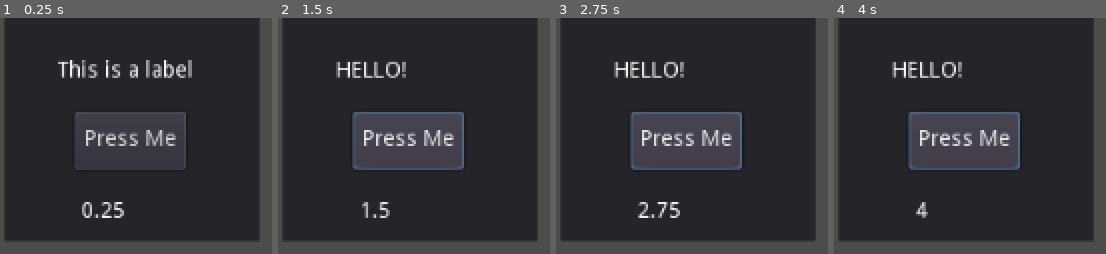
Above: before the commit, frames 1-4 (left to right).
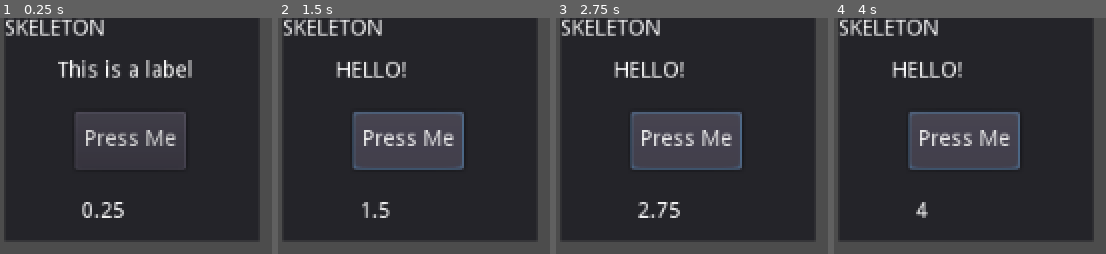
Above: after the commit, the same moments.

Repository: webchick/godot-tutorial
Game: Godot game, scene res://sayhello.tscn
Same seed, same stepped clock (60 frames per second), same inputs: the game is played once before the commit and once after it.
Inputs:
- Up to frame 1 (0.25 s): no input
- Up to frame 2 (1.5 s): click "Press Me" at 0.5 s; click "Press Me" at 1.25 s
- Up to frame 3 (2.75 s): click "Press Me" at 2 s
- Up to frame 4 (4 s): no input

The runs differ from the first frame. In frame 1, 1.5% of the frame differs, in the area x 2-39%, y 0-8%; in frame 2, 1.5%; in frame 3, 1.5%; in frame 4, 1.5%.

Commit message:
Call enemy function from button press.

Diff:
--- a/sayhello.gd
+++ b/sayhello.gd
@@ -5,3 +5,4 @@
 
 func _on_Button_pressed():
 	get_node("Label").text = "HELLO!"
+	get_tree().call_group("enemies", "player_was_discovered")
--- a/sayhello.tscn
+++ b/sayhello.tscn
@@ -1,7 +1,8 @@
-[gd_scene load_steps=3 format=2]
+[gd_scene load_steps=4 format=2]
 
 [ext_resource path="res://sayhello.gd" type="Script" id=1]
 [ext_resource path="res://FrameCount.gd" type="Script" id=2]
+[ext_resource path="res://Skeleton.tscn" type="PackedScene" id=3]
 
 [node name="Panel" type="Panel" groups=[
 "enemies",
@@ -40,4 +41,6 @@
 margin_right = 117.0
 margin_bottom = 131.0
 script = ExtResource( 2 )
+
+[node name="Node2D" parent="." instance=ExtResource( 3 )]
 [connection signal="pressed" from="Button" to="." method="_on_Button_pressed"]
